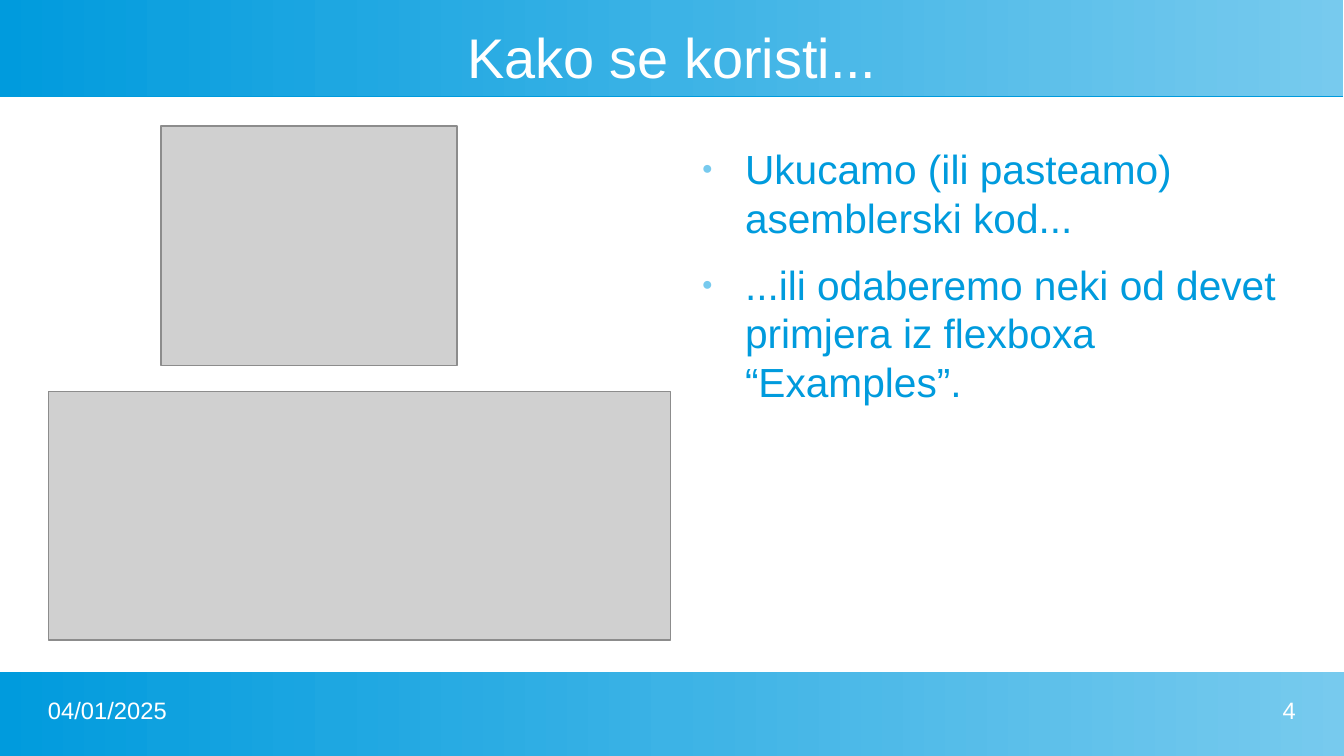
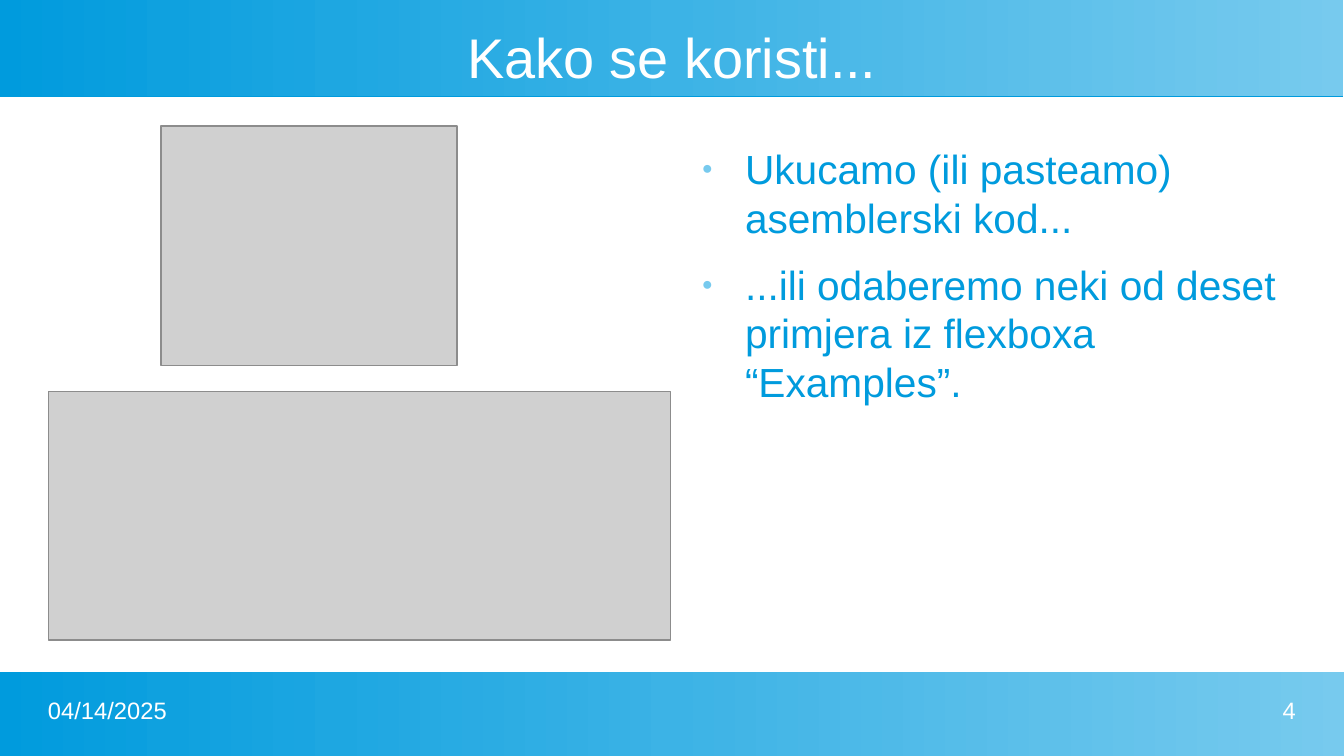
Before and after one commit to FlatAssembler/PicoBlaze_Simulator_in_JS, a slide deck: slide 4 of seminar/PicoBlaze.pptx. Drawn at 1344x756 pixels with LibreOffice and Linux fonts; fonts in the diff are those of the drawing; grey boxes stand for pictures. Boxes give left, top, right and bottom in pixels: in the first picture for what was removed or moved away, otherwise in the second. Text is boxed around its words. In the diff, an @@ line names an element or a change of style, - is before the commit and + after.

```diff
--- a/seminar/PicoBlaze.pptx
+++ b/seminar/PicoBlaze.pptx
@@ text at (745,270,1275,405): text changed @@
-● ...ili odaberemo neki od devet primjera iz flexboxa “Examples”.
+● ...ili odaberemo neki od deset primjera iz flexboxa “Examples”.
@@ text at (48,702,167,720): text changed @@
-04/01/2025
+04/14/2025
```
Also in this commit, not shown: 23 other slides changed, 1 slide added, 1 other file.
